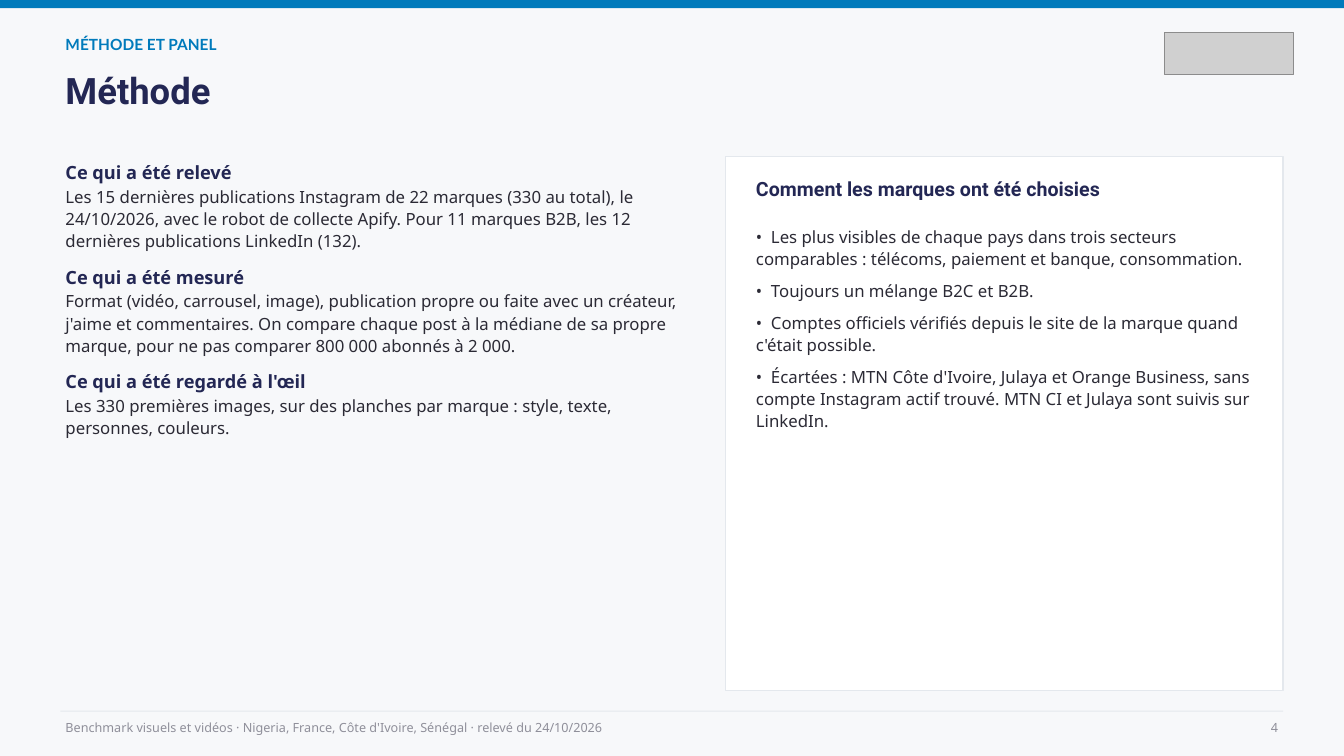
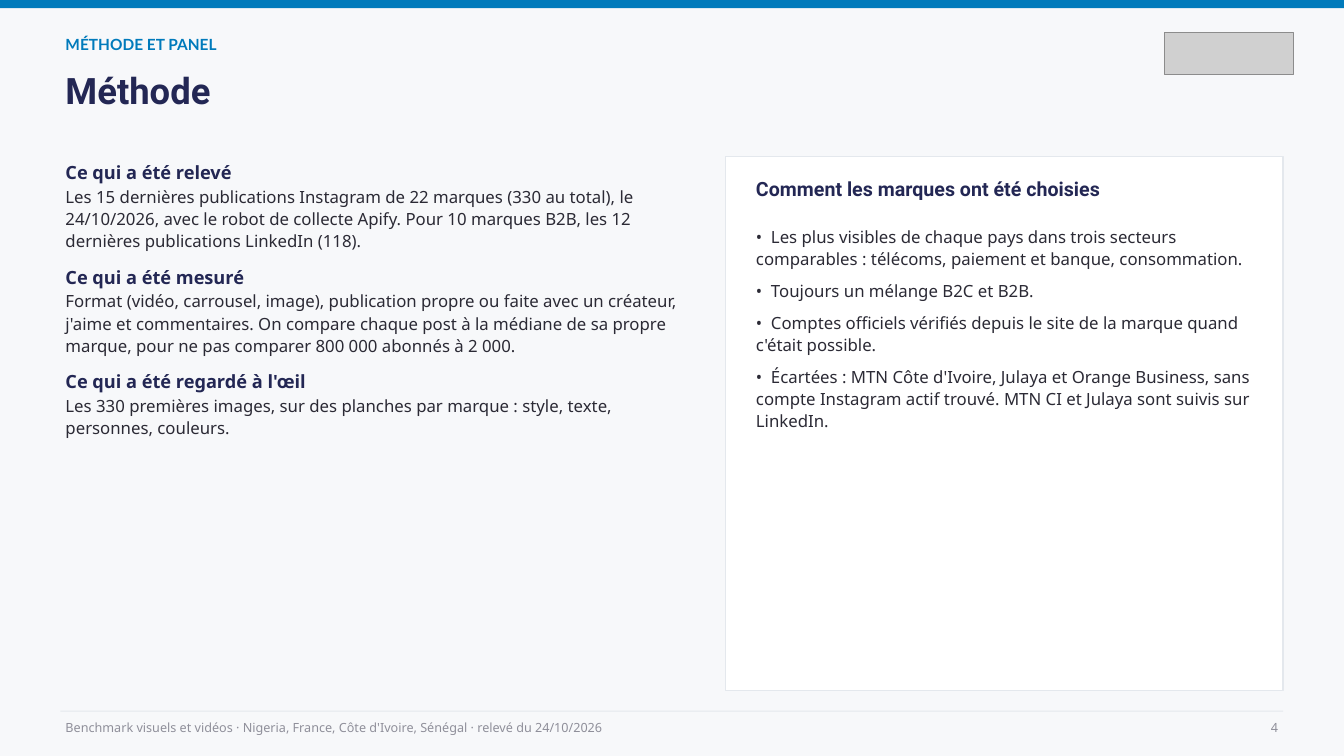
Before and after one commit to leslita06/fatima-unifood-fictif, a slide deck: slide 4 of benchmark-visuels/2026-10-24_benchmark-visuels-videos.pptx. Drawn at 1344x756 pixels with LibreOffice and Linux fonts; fonts in the diff are those of the drawing; grey boxes stand for pictures. Boxes give left, top, right and bottom in pixels: in the first picture for what was removed or moved away, otherwise in the second. Text is boxed around its words. In the diff, an @@ line names an element or a change of style, - is before the commit and + after.

```diff
--- a/benchmark-visuels/2026-10-24_benchmark-visuels-videos.pptx
+++ b/benchmark-visuels/2026-10-24_benchmark-visuels-videos.pptx
@@ text at box(65, 190, 634, 251): text changed @@
-Les 15 dernières publications Instagram de 22 marques (330 au total), le 24/10/2026, avec le robot de collecte Apify. Pour 11 marques B2B, les 12 dernières publications LinkedIn (132).
+Les 15 dernières publications Instagram de 22 marques (330 au total), le 24/10/2026, avec le robot de collecte Apify. Pour 10 marques B2B, les 12 dernières publications LinkedIn (118).
```
Also in this commit, not shown: 4 other slides changed, 1 other file.
